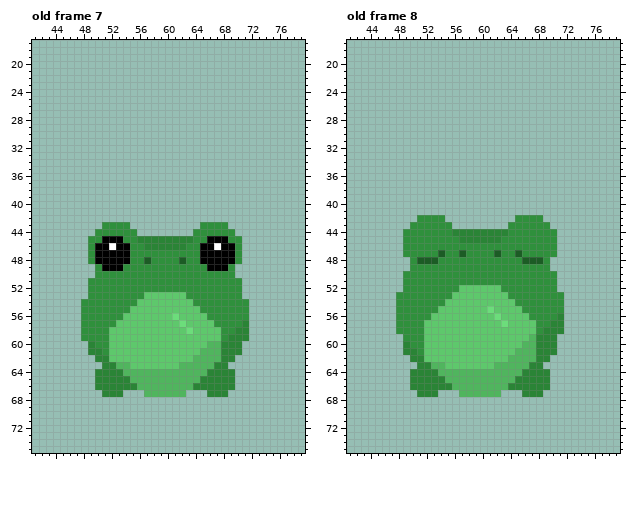
A pixel-art file gets an edit: Assets/Resources/Sprites/sci-fi/alien.aseprite. Above is the file before it was changed.
130x152 pixels, 8 frames. Colours within 5 levels of each other are drawn and written as one. Shown: old frame 7: x 41..79, y 17..75; old frame 8: x 41..79, y 17..75. The commit also changed other frames, which this record leaves out.
After:
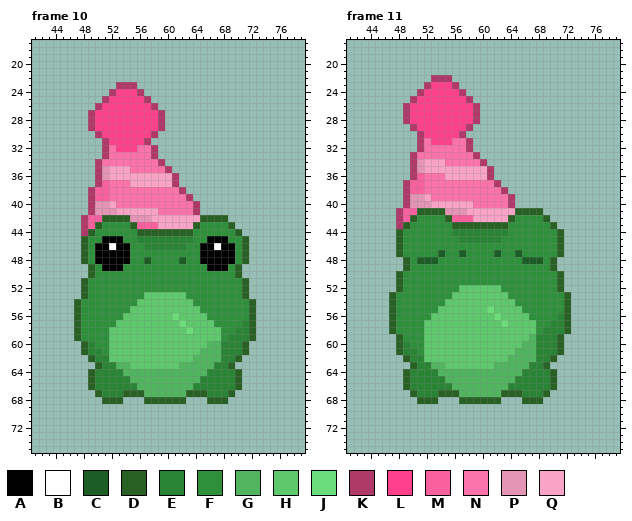
Palette (. is transparent): A #000000  B #ffffff  C #1c5c25  D #286123  E #2a8436  F #2f903c  G #50b55e  H #5ec86c  J #6cdd7b  K #af3969  L #ff408d  M #f9609e  N #fc72aa  P #e495b5  Q #f9a3c6
A new or re-ordered frame is compared with the old frame closest to it.
Edits made:
frames 8 -> 11
--- frame 10 is new; against old frame 7, layers "face", "head"
@@ x 41..79 @@
 22 .......................................
-23 .......................................
-24 .......................................
-25 .......................................
-26 .......................................
-27 .......................................
-28 .......................................
-29 .......................................
-30 .......................................
-31 .......................................
-32 .......................................
-33 .......................................
-34 .......................................
-35 .......................................
-36 .......................................
-37 .......................................
-38 .......................................
-39 .......................................
-40 .......................................
-41 .......................................
-42 .......................................
-43 ..........FFFF..........FFFF...........
-44 .........FFFFFF........FFFFFF..........
-45 ........FFAAAFFEEEEEEEEFFAAAFF.........
-46 ........FAABAAFFEEEEEEFFAABAAF.........
-47 ........FAAAAAFFFFFFFFFFAAAAAF.........
-48 ........FAAAAAFFCFFFFCFFAAAAAF.........
-49 .........FAAAFFFFFFFFFFFFAAAF..........
-50 .........FFFFFFFFFFFFFFFFFFFF..........
-51 ........FFFFFFFFFFFFFFFFFFFFFF.........
-52 ........FFFFFFFFFFFFFFFFFFFFFF.........
-53 ........FFFFFFFFHHHHHHFFFFFFFF.........
-54 .......FFFFFFFFHHHHHHHHFFFFFFFF........
-55 .......FFFFFFFHHHHHHHHHHFFFFFFF........
-56 .......FFFFFFHHHHHHHJHHHHFFFFFF........
-57 .......FFFFFHHHHHHHHHJHHHHFFFFE........
-58 .......FFFFHHHHHHHHHHHJHHHHFFEE........
-59 .......FFFFHHHHHHHHHHHHHHHHFEEE........
-60 ........EFFHHHHHHHHHHHHHHGGEEE.........
-61 ........EEFHHHHHHHHHHHHHGGGEEE.........
-62 .........EEHHHHHHHHHHHHGGGGEE..........
-63 ..........EEGGHHHHHHHGGGGGEE...........
-64 .........EEEEGGGGGGGGGGGGEEEE..........
-65 .........EEEEEGGGGGGGGGGEEEEE..........
-66 .........EEEEEEGGGGGGGGEEEEEE..........
-67 ..........EEE...GGGGGG...EEE...........
-68 .......................................
+23 ............KKK........................
+24 ...........KLLLK.......................
+25 ..........KLLLLLK......................
+26 .........KLLLLLLLK.....................
+27 ........KLLLLLLLLLK....................
+28 ........KLLLLLLLLLK....................
+29 ........KLLLLLLLLLK....................
+30 .........KLLLLLLLK.....................
+31 ..........KLLLLLK......................
+32 ..........KNLLLNNK.....................
+33 ..........KNNNNNNK.....................
+34 .........KNNNNNNNNK....................
+35 .........KPQQQNNNNNK...................
+36 .........KPQQQQQQQQQK..................
+37 .........KMNNNQQQQQQK..................
+38 ........KMMNNNNNNNNNNK.................
+39 ........KMMNNNNNNNNNNNK................
+40 ........KPPQNNNNNNNNNNNK...............
+41 ........KPPPQQQQQQNNNNNK...............
+42 .......KMMDDDDPPPQQQQQQQDDDD...........
+43 .......KMDFFFFDMMMQQQQQDFFFFD..........
+44 .......KDFFFFFFDDDDDDDDFFFFFFD.........
+45 .......DFFAAAFFEEEEEEEEFFAAAFFD........
+46 .......DFAABAAFFEEEEEEFFAABAAFD........
+47 .......DFAAAAAFFFFFFFFFFAAAAAFD........
+48 .......DFAAAAAFFCFFFFCFFAAAAAFD........
+49 ........DFAAAFFFFFFFFFFFFAAAFD.........
+50 ........DFFFFFFFFFFFFFFFFFFFFD.........
+51 .......DFFFFFFFFFFFFFFFFFFFFFFD........
+52 .......DFFFFFFFFFFFFFFFFFFFFFFD........
+53 .......DFFFFFFFFHHHHHHFFFFFFFFD........
+54 ......DFFFFFFFFHHHHHHHHFFFFFFFFD.......
+55 ......DFFFFFFFHHHHHHHHHHFFFFFFFD.......
+56 ......DFFFFFFHHHHHHHJHHHHFFFFFFD.......
+57 ......DFFFFFHHHHHHHHHJHHHHFFFFED.......
+58 ......DFFFFHHHHHHHHHHHJHHHHFFEED.......
+59 ......DFFFFHHHHHHHHHHHHHHHHFEEED.......
+60 .......DEFFHHHHHHHHHHHHHHGGEEED........
+61 .......DEEFHHHHHHHHHHHHHGGGEEED........
+62 ........DEEHHHHHHHHHHHHGGGGEED.........
+63 .........DEEGGHHHHHHHGGGGGEED..........
+64 ........DEEEEGGGGGGGGGGGGEEEED.........
+65 ........DEEEEEGGGGGGGGGGEEEEED.........
+66 ........DEEEEEEGGGGGGGGEEEEEED.........
+67 .........DEEEDDDGGGGGGDDDEEED..........
+68 ..........DDD...DDDDDD...DDD...........
 69 .......................................
--- frame 11 is new; against old frame 8, layers "face", "head"
@@ x 41..79 @@
 21 .......................................
-22 .......................................
-23 .......................................
-24 .......................................
-25 .......................................
-26 .......................................
-27 .......................................
-28 .......................................
-29 .......................................
-30 .......................................
-31 .......................................
-32 .......................................
-33 .......................................
-34 .......................................
-35 .......................................
-36 .......................................
-37 .......................................
-38 .......................................
-39 .......................................
-40 .......................................
-41 .......................................
-42 ..........FFFF..........FFFF...........
-43 .........FFFFFF........FFFFFF..........
-44 ........FFFFFFFEEEEEEEEFFFFFFF.........
-45 ........FFFFFFFFEEEEEEFFFFFFFF.........
-46 ........FFFFFFFFFFFFFFFFFFFFFF.........
-47 ........FFFFFCFFCFFFFCFFCFFFFF.........
-48 .........FCCCFFFFFFFFFFFFCCCF..........
-49 .........FFFFFFFFFFFFFFFFFFFF..........
-50 ........FFFFFFFFFFFFFFFFFFFFFF.........
-51 ........FFFFFFFFFFFFFFFFFFFFFF.........
-52 ........FFFFFFFFHHHHHHFFFFFFFF.........
-53 .......FFFFFFFFHHHHHHHHFFFFFFFF........
-54 .......FFFFFFFHHHHHHHHHHFFFFFFF........
-55 .......FFFFFFHHHHHHHJHHHHFFFFFF........
-56 .......FFFFFHHHHHHHHHJHHHHFFFFE........
-57 .......FFFFHHHHHHHHHHHJHHHHFFEE........
-58 .......FFFFHHHHHHHHHHHHHHHHFEEE........
-59 ........FFFHHHHHHHHHHHHHHHGEEE.........
-60 ........EFFHHHHHHHHHHHHHHGGEEE.........
-61 ........EEFHHHHHHHHHHHHHGGGEEE.........
-62 .........EEHHHHHHHHHHHHGGGGEE..........
-63 ..........EEGGHHHHHHHGGGGGEE...........
-64 .........EEEEGGGGGGGGGGGGEEEE..........
-65 .........EEEEEGGGGGGGGGGEEEEE..........
-66 .........EEEEEEGGGGGGGGEEEEEE..........
-67 ..........EEE...GGGGGG...EEE...........
-68 .......................................
+22 ............KKK........................
+23 ...........KLLLK.......................
+24 ..........KLLLLLK......................
+25 .........KLLLLLLLK.....................
+26 ........KLLLLLLLLLK....................
+27 ........KLLLLLLLLLK....................
+28 ........KLLLLLLLLLK....................
+29 .........KLLLLLLLK.....................
+30 ..........KLLLLLK......................
+31 ..........KNLLLNNK.....................
+32 ..........KNNNNNNK.....................
+33 .........KNNNNNNNNK....................
+34 .........KPQQQNNNNNK...................
+35 .........KPQQQQQQQQQK..................
+36 .........KMNNNQQQQQQK..................
+37 ........KMMNNNNNNNNNNK.................
+38 ........KMMNNNNNNNNNNNK................
+39 ........KPPQNNNNNNNNNNNK...............
+40 ........KPPPQQQQQQNNNNNK...............
+41 .......KMMDDDDPPPQQQQQQQDDDD...........
+42 .......KMDFFFFDMMMQQQQQDFFFFD..........
+43 .......KDFFFFFFDDDDDDDDFFFFFFD.........
+44 .......DFFFFFFFEEEEEEEEFFFFFFFD........
+45 .......DFFFFFFFFEEEEEEFFFFFFFFD........
+46 .......DFFFFFFFFFFFFFFFFFFFFFFD........
+47 .......DFFFFFCFFCFFFFCFFCFFFFFD........
+48 ........DFCCCFFFFFFFFFFFFCCCFD.........
+49 ........DFFFFFFFFFFFFFFFFFFFFD.........
+50 .......DFFFFFFFFFFFFFFFFFFFFFFD........
+51 .......DFFFFFFFFFFFFFFFFFFFFFFD........
+52 .......DFFFFFFFFHHHHHHFFFFFFFFD........
+53 ......DFFFFFFFFHHHHHHHHFFFFFFFFD.......
+54 ......DFFFFFFFHHHHHHHHHHFFFFFFFD.......
+55 ......DFFFFFFHHHHHHHJHHHHFFFFFFD.......
+56 ......DFFFFFHHHHHHHHHJHHHHFFFFED.......
+57 ......DFFFFHHHHHHHHHHHJHHHHFFEED.......
+58 ......DFFFFHHHHHHHHHHHHHHHHFEEED.......
+59 .......DFFFHHHHHHHHHHHHHHHGEEED........
+60 .......DEFFHHHHHHHHHHHHHHGGEEED........
+61 .......DEEFHHHHHHHHHHHHHGGGEEED........
+62 ........DEEHHHHHHHHHHHHGGGGEED.........
+63 .........DEEGGHHHHHHHGGGGGEED..........
+64 ........DEEEEGGGGGGGGGGGGEEEED.........
+65 ........DEEEEEGGGGGGGGGGEEEEED.........
+66 ........DEEEEEEGGGGGGGGEEEEEED.........
+67 .........DEEEDDDGGGGGGDDDEEED..........
+68 ..........DDD...DDDDDD...DDD...........
 69 .......................................
Boxes around the changes in both pictures, in picture pixels (x1, y1, x2, y2):
added: (74, 82, 256, 404)
added: (389, 75, 571, 404)
